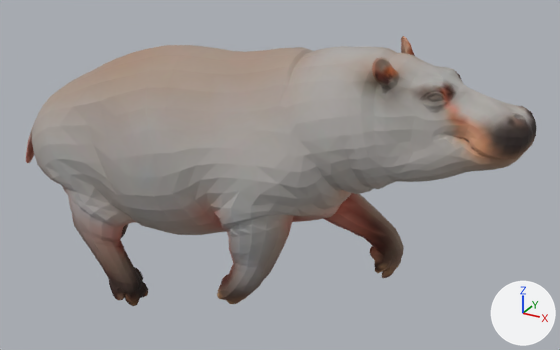
Two versions of the glTF model assets/models/inpainting/The_juvenile_hippopotamus_swims_low_i_f6625608990a.mesh.glb, one commit apart.
Rendered twice from a 50 mm lens placed at (0.923, -1.357, 0.91), pointed at (0.433, -0.465, 0.464). Arrows for +X, +Y and +Z are at lower right; the lights stay in place. The picture after the commit comes second. Both versions are drawn at full value of the shape key 'target_34' of 'root'; the numbers are the values there. Vertices at exactly the same position are counted once.

Objects in the first picture: 'root'.
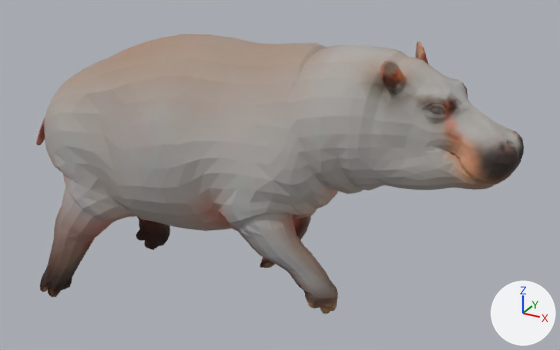
Diff of the bpy script that builds the scene:
```diff
--- a/assets/models/inpainting/The_juvenile_hippopotamus_swims_low_i_f6625608990a.mesh.glb.py
+++ b/assets/models/inpainting/The_juvenile_hippopotamus_swims_low_i_f6625608990a.mesh.glb.py
@@ me_mesh_0 @@
 # used by ob_root; location = (0.0, 0.0, 0.0); scale = (0.773, 0.773, 0.773)
-me_mesh_0.from_pydata(...)  # 4083 vertices, 8028 faces; spans x -0.03..1.008, y -0.806..-0.511, z 0.287..0.882
+me_mesh_0.from_pydata(...)  # 4083 vertices, 8028 faces; spans x -0.014..0.997, y -0.793..-0.491, z 0.289..0.879
+# me_mesh_0 part 1: the loose piece of 72 vertices spanning x 0.853..0.879, y -0.699..-0.676, z 0.812..0.834 is multiplied about its middle by the matrix ((0.936, 0.061, 0.236), (-0.068, 0.977, -0.043), (-0.176, -0.027, 1.021)), then moved by (0.009, -0.015, -0.012)
+# me_mesh_0 part 2: 3751 of 4083 vertices moved; they spanned x -0.03..1.008, y -0.806..-0.511, z 0.287..0.882 and now span x -0.014..0.997, y -0.793..-0.491, z 0.289..0.879; mean shift (-0.005, -0.002, -0.004); largest move (0.764, -0.552, 0.424) -> (0.516, -0.564, 0.394)
+# other edits to the shape of me_mesh_0 do not show in these pictures
 me_mesh_0.materials.append(mat_albedo)
```

What differs and where, as boxes [x1, y1, x2, y2] in the pictures (560 x 350 px; the box of a moved part takes in the faces that stretch with it):
'root', reshaped
    before: [26, 36, 536, 306]
    after: [36, 34, 524, 314]
part 1 of me_mesh_0, moved or reshaped
    before: [428, 95, 442, 102]
    after: [430, 108, 443, 114]
part 2 of me_mesh_0, moved or reshaped
    before: [26, 36, 536, 306]
    after: [36, 34, 524, 314]
